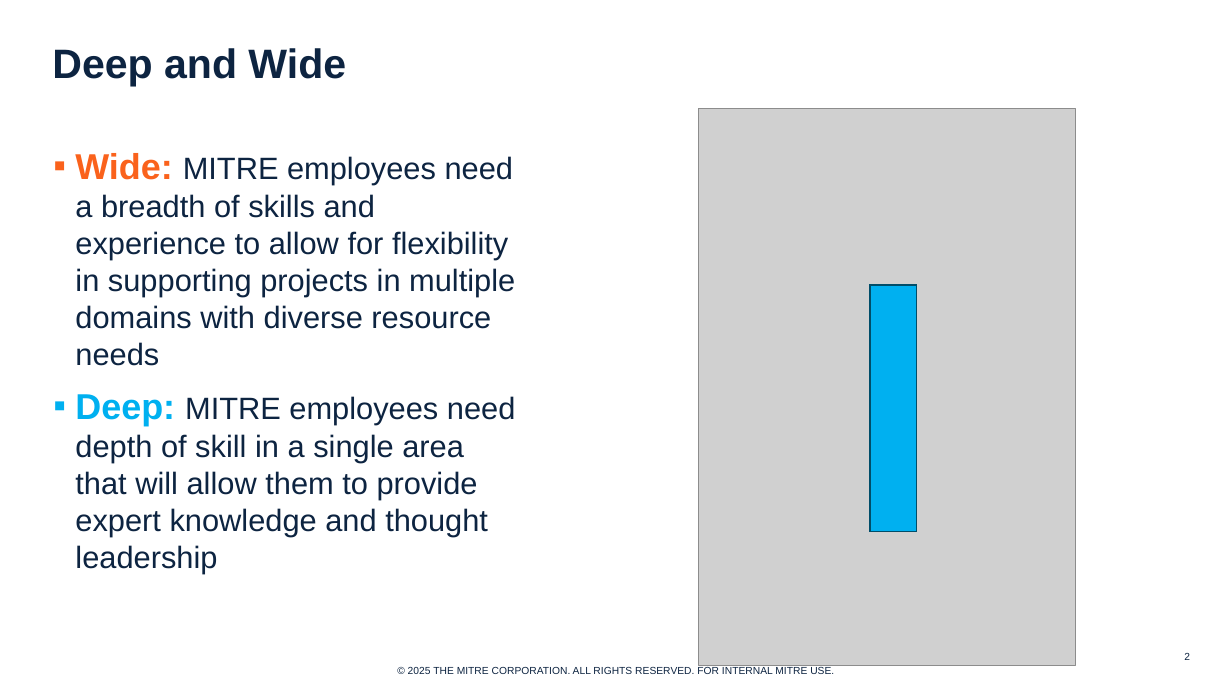
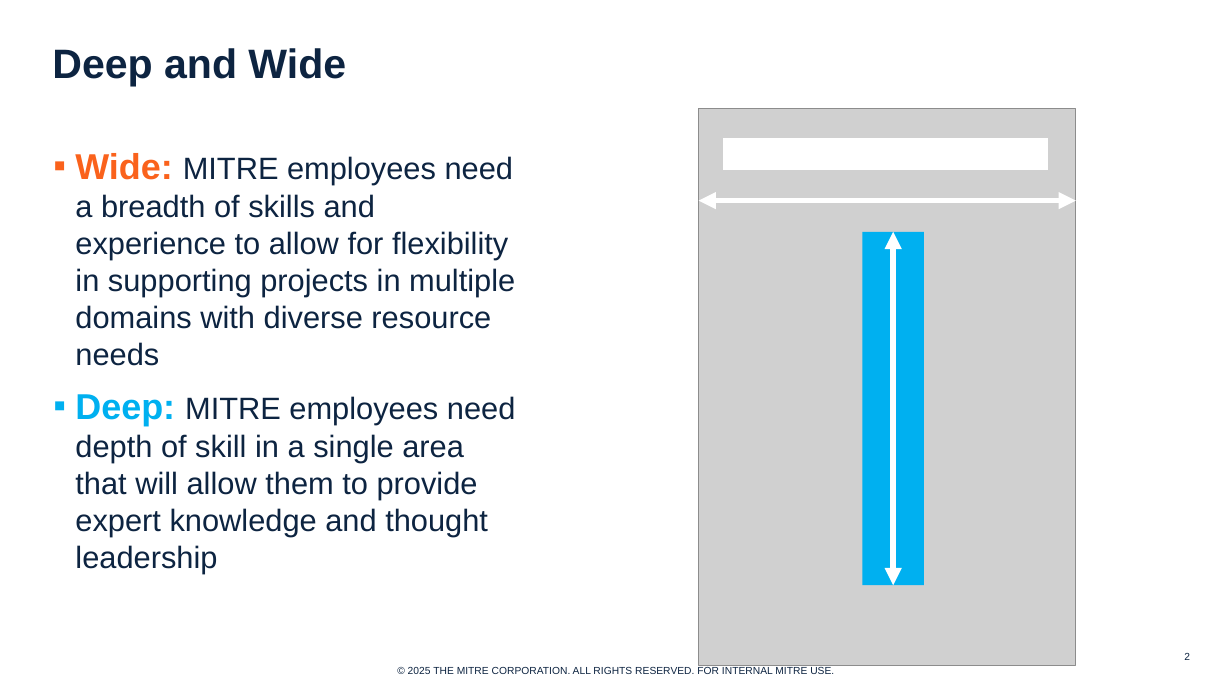
Before and after one commit to scottbdavis/t-skill-app, a slide deck: slide 2 of T-Skill Worksheet Davis 25-0211.pptx. Drawn at 1232x693 pixels with LibreOffice and Linux fonts; fonts in the diff are those of the drawing; grey boxes stand for pictures; background and template pictures are left out. Boxes give left, top, right and bottom in pixels: in the first picture for what was removed or moved away, otherwise in the second. Text is boxed around its words. In the diff, an @@ line names an element or a change of style, - is before the commit and + after.

```diff
--- a/T-Skill Worksheet Davis 25-0211.pptx
+++ b/T-Skill Worksheet Davis 25-0211.pptx
@@ rectangle added at <box>724,139,1047,169</box>, fill #FFFFFF, outline #FFFFFF 1 pt @@
@@ double arrow added from (699, 201) to (1076, 201), #FFFFFF 4.5 pt @@
@@ rectangle: place and size @@
-rectangle at <box>871,285,917,531</box>
+rectangle at <box>862,232,924,585</box>
@@ rectangle at <box>862,232,924,585</box>: outline #004D69 1 pt to none @@
@@ double arrow added from (894, 232) to (894, 585), #FFFFFF 4.5 pt @@
```
